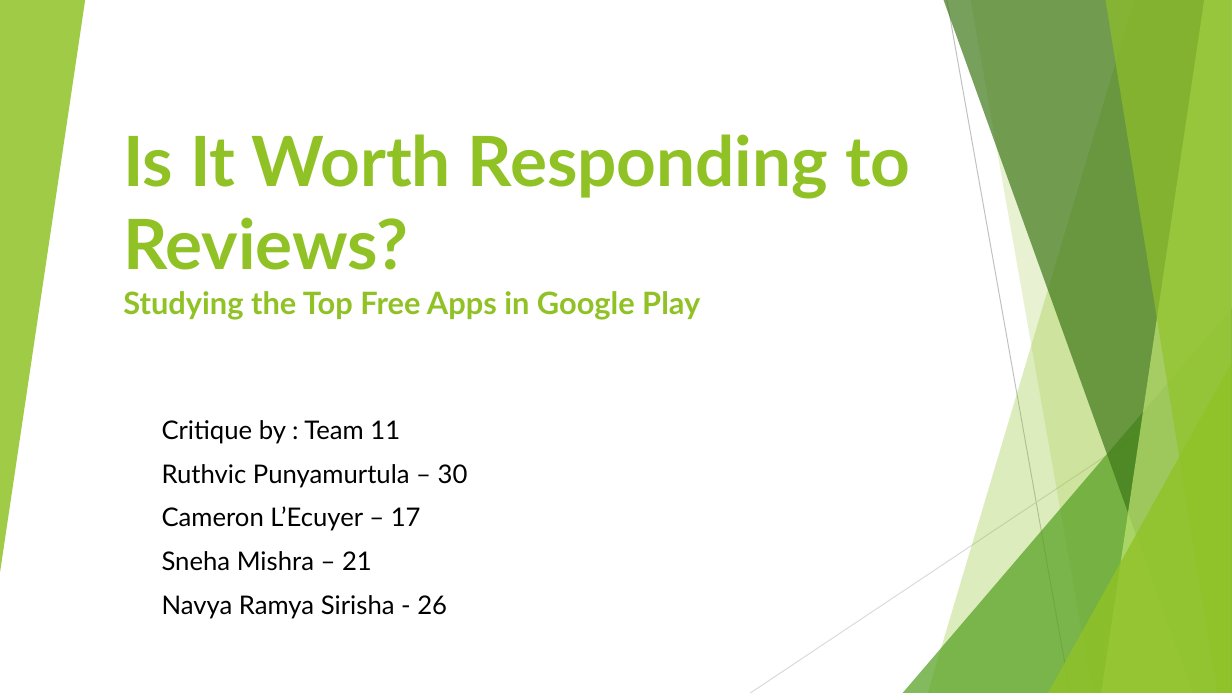
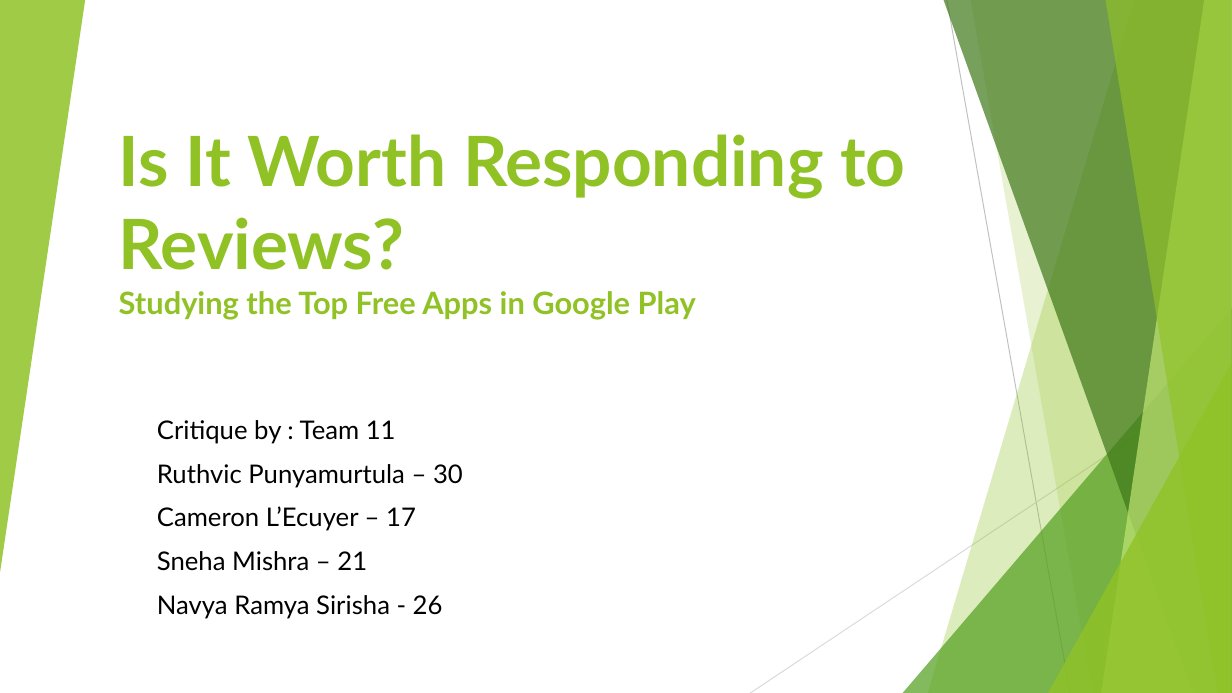
Before and after one commit to Ruthvicp/CS5551_Team_11_Project, a slide deck: slide 1 of Documentation/Critique/Critique.pptx. Drawn at 1232x693 pixels with LibreOffice and Linux fonts; fonts in the diff are those of the drawing. Boxes give left, top, right and bottom in pixels: in the first picture for what was removed or moved away, otherwise in the second. Text is boxed around its words. In the diff, an @@ line names an element or a change of style, - is before the commit and + after.

Commit message:
critique ppt question

```diff
--- a/Documentation/Critique/Critique.pptx
+++ b/Documentation/Critique/Critique.pptx
@@ title "Is It Worth Responding to ..." moved from (x1=123, y1=134, x2=910, y2=320) to (x1=119, y1=134, x2=905, y2=320) @@
@@ subtitle "Critique by : Team 11" moved from (x1=162, y1=420, x2=468, y2=619) to (x1=157, y1=420, x2=463, y2=619) @@
```
Also in this commit, not shown: 5 slides added, 2 slides removed.
